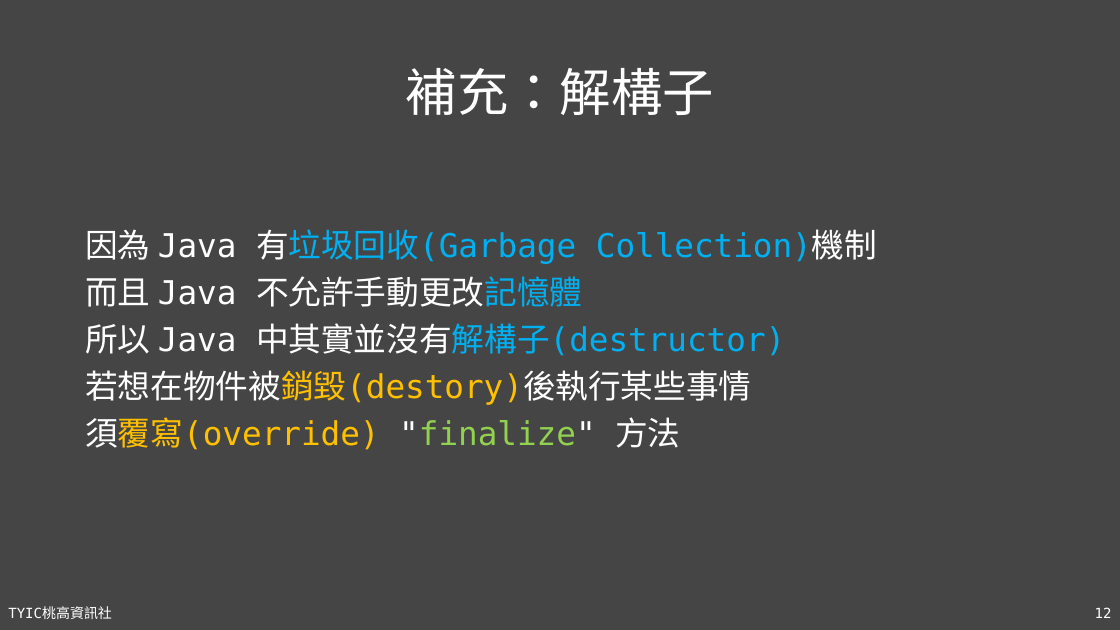
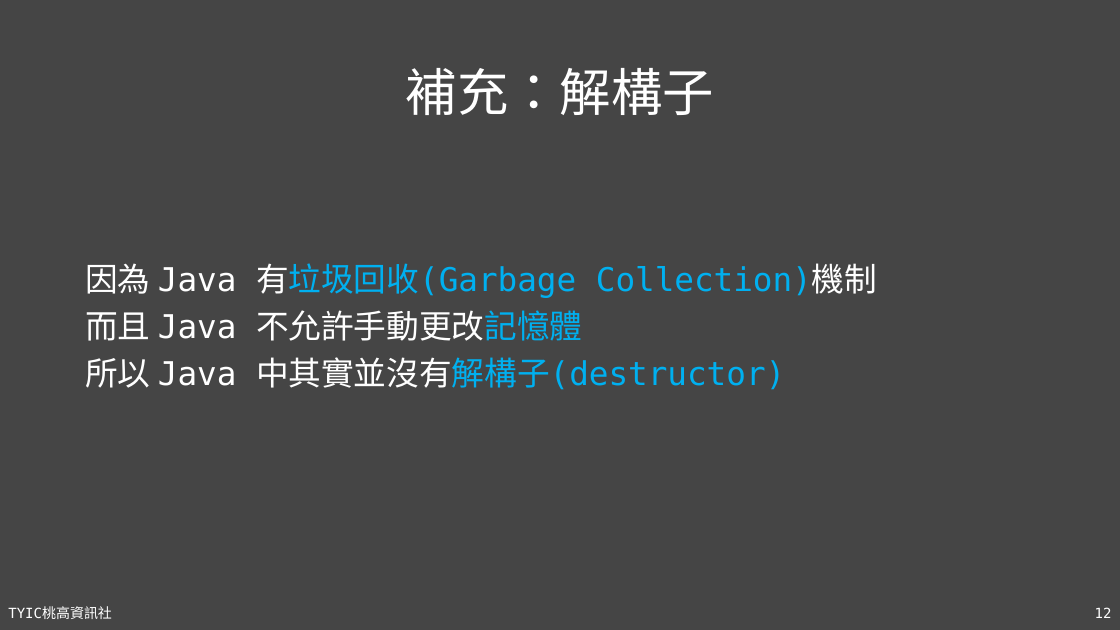
Before and after one commit to TYSHIC/slides, a slide deck: slide 12 of powerpoint/08_類別與物件.pptx. Drawn at 1120x630 pixels with LibreOffice and Linux fonts; fonts in the diff are those of the drawing. Boxes give left, top, right and bottom in pixels: in the first picture for what was removed or moved away, otherwise in the second. Text is boxed around its words. In the diff, an @@ line names an element or a change of style, - is before the commit and + after.

```diff
--- a/powerpoint/08_類別與物件.pptx
+++ b/powerpoint/08_類別與物件.pptx
@@ text "因為 Java 有垃圾回收(Garbage Collection)機制": place and size @@
-text "因為 Java 有垃圾回收(Garbage Collection)機制" at [85,229,877,450]
+text "因為 Java 有垃圾回收(Garbage Collection)機制" at [85,263,877,390]
@@ text at [85,370,751,450]: paragraphs removed @@
-若想在物件被銷毀(destory)後執行某些事情
-須覆寫(override) "finalize" 方法
```
Also in this commit, not shown: 1 other slide changed, 1 slide added, 6 other files.
